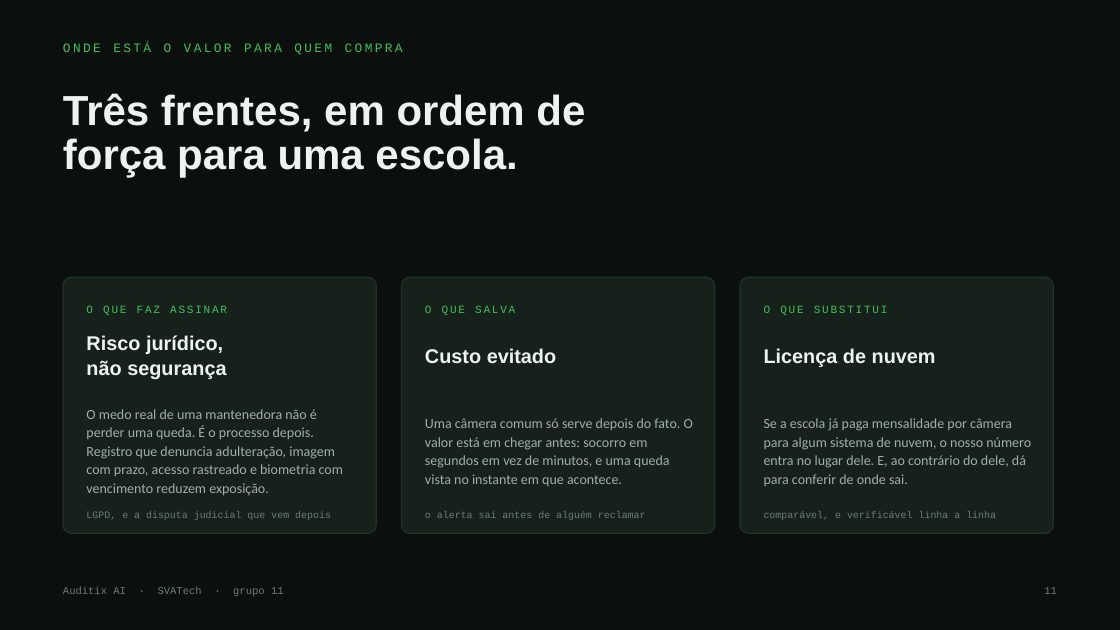
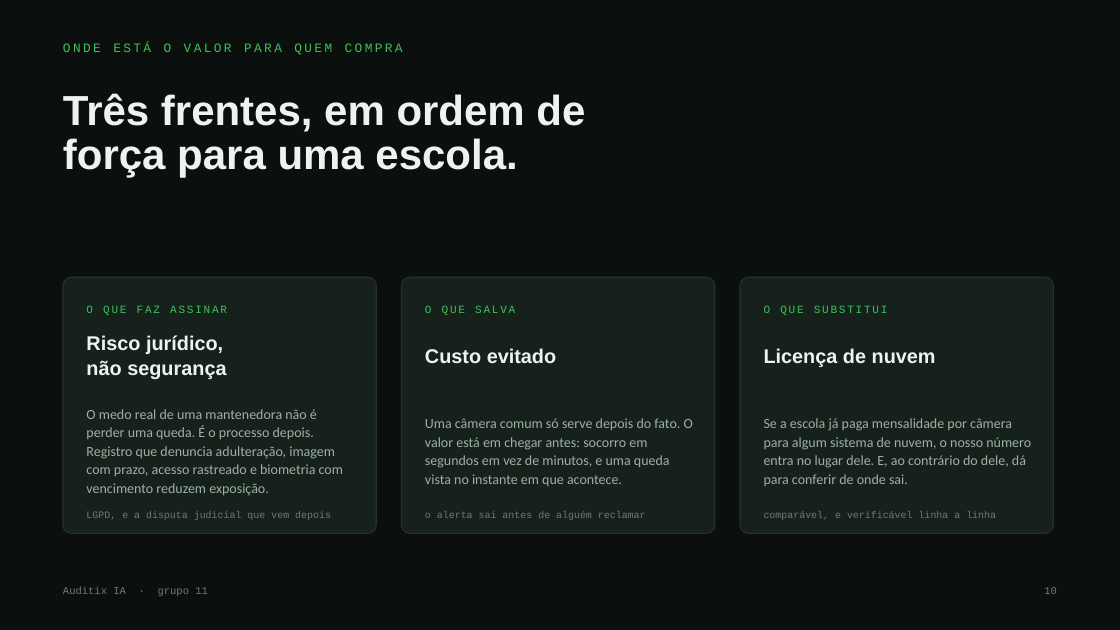
Before and after one commit to EnzoRenato16/Next, a slide deck: slide 10 of Auditix-slides.pptx (slide 11 before the commit). Drawn at 1120x630 pixels with LibreOffice and Linux fonts; fonts in the diff are those of the drawing. Boxes give left, top, right and bottom in pixels: in the first picture for what was removed or moved away, otherwise in the second. Text is boxed around its words. In the diff, an @@ line names an element or a change of style, - is before the commit and + after.

```diff
--- a/Auditix-slides.pptx
+++ b/Auditix-slides.pptx
@@ text at <box>63,587,208,596</box>: text changed @@
-Auditix AI · SVATech · grupo 11
+Auditix IA · grupo 11
@@ text at <box>1044,587,1057,594</box>: text changed @@
-11
+10
```
Also in this commit, not shown: 12 other slides changed, 1 slide removed, 5 other files.
